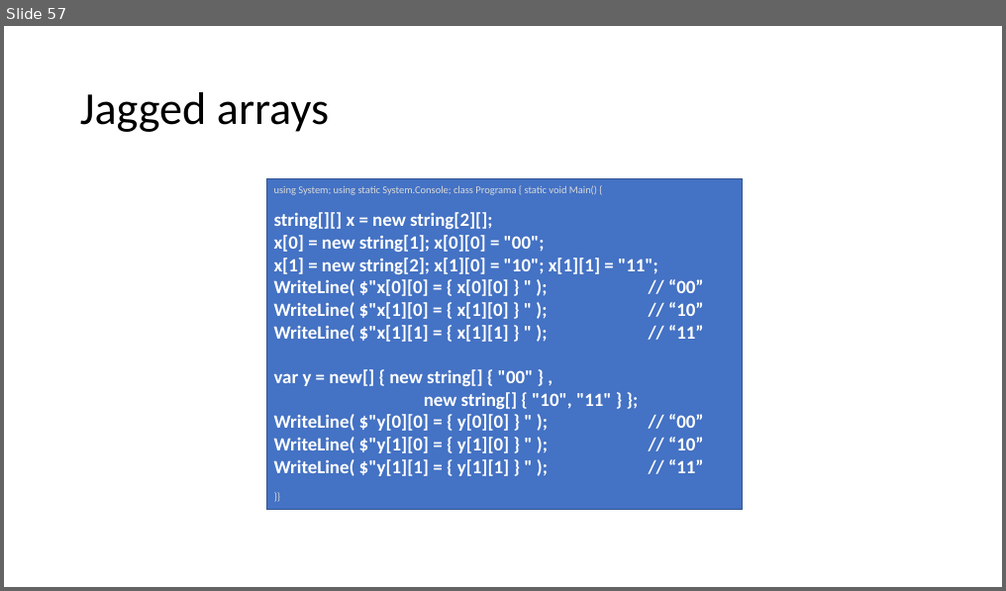
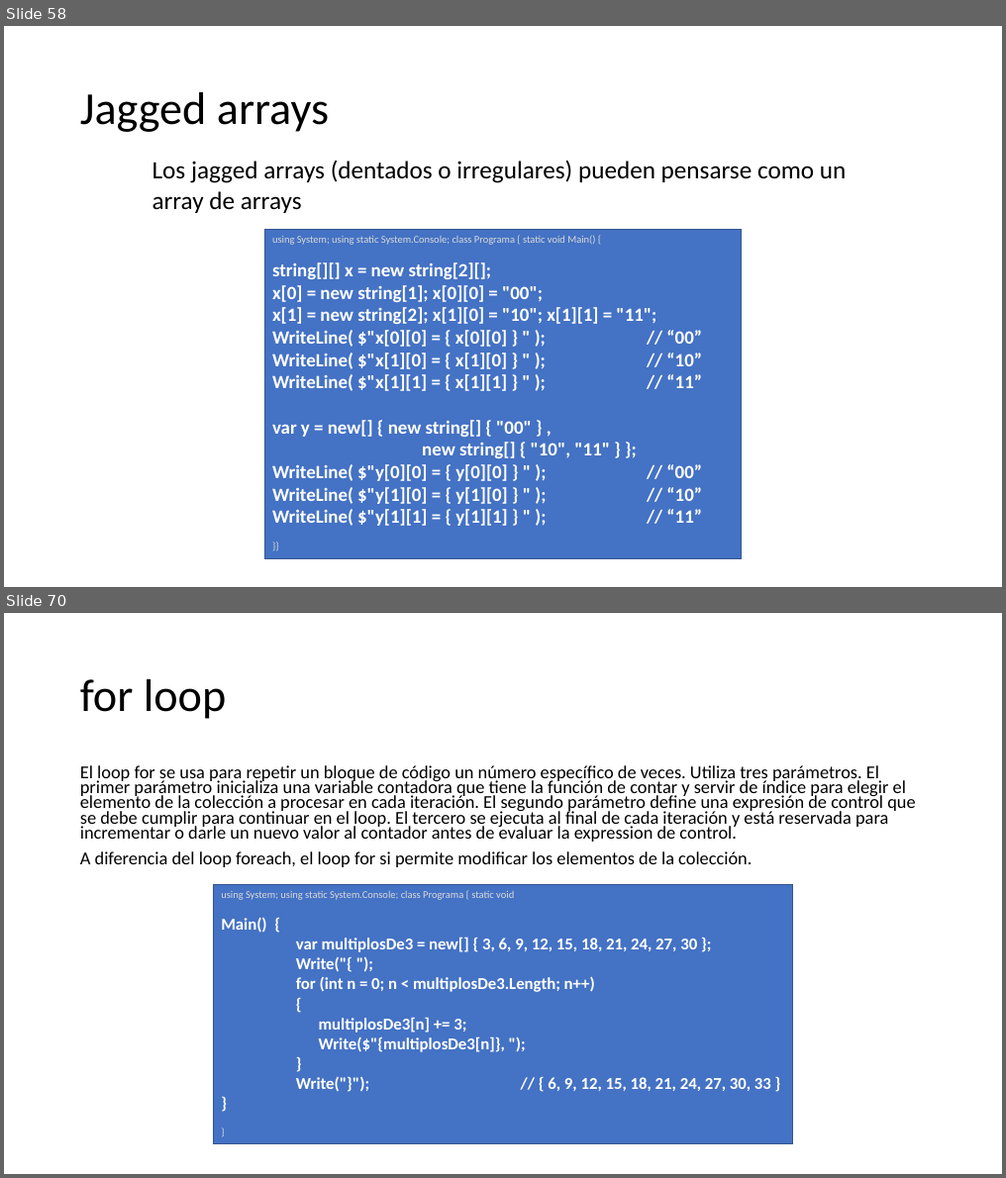
Before and after one commit to AlbertOsinaga/CursoCSharp__8, a slide deck: CSharpQuickReferencia.pptx. Shown one above the other, each under a label of ours: slide 57 before the commit, slides 58 and 70 after it; the slides between them are not shown. The pictures are 1006x591 and 1006x1178 pixels, drawn with LibreOffice and Linux fonts; fonts in the diff are those of the drawing. Boxes give left, top, right and bottom in pixels: in the first picture for what was removed or moved away, otherwise in the second. Text is boxed around its words. In the diff, an @@ line names an element or a change of style, - is before the commit and + after.

```diff
--- a/CSharpQuickReferencia.pptx
+++ b/CSharpQuickReferencia.pptx
@@ slide 70 added at (4, 613, 1002, 1174), background #FFFFFF @@
@@ title added at (80, 679, 227, 719), 44 pt, text #000000 @@
+for loop
@@ text added at (80, 765, 915, 867), 17.5 pt, text #000000 @@
+El loop for se usa para repetir un bloque de código un número específico de veces. Utiliza tres parámetros. El primer parámetro inicializa una variable contadora que tiene la función de contar y servir de índice para elegir el elemento de la colección a procesar en cada iteración. El segundo parámetro define una expresión de control que se debe cumplir para continuar en el loop. El tercero se ejecuta al final de cada iteración y está reservada para incrementar o darle un nuevo valor al contador antes de evaluar la expression de control.
+A diferencia del loop foreach, el loop for si permite modificar los elementos de la colección.
@@ rectangle added at (214, 884, 792, 1145), fill #4472C4, outline #325491 1 pt, 16 pt, text #FFFFFF, bold @@
+using System; using static System.Console; class Programa { static void
+Main() {
+var multiplosDe3 = new[] { 3, 6, 9, 12, 15, 18, 21, 24, 27, 30 };
+Write("{ ");
+for (int n = 0; n < multiplosDe3.Length; n++)
+{
+multiplosDe3[n] += 3;
+Write($"{multiplosDe3[n]}, ");
+}
+Write("}"); // { 6, 9, 12, 15, 18, 21, 24, 27, 30, 33 }
+}
+}
@@ what was slide 57 is now slide 58 @@
@@ slide 58 changed as well @@
@@ text added at (152, 161, 846, 213), 24 pt, text #000000 @@
+Los jagged arrays (dentados o irregulares) pueden pensarse como un array de arrays
@@ rectangle "using System; using static System.Console; ...": place and size @@
-rectangle "using System; using static System.Console; ..." at (266, 179, 743, 509)
+rectangle "using System; using static System.Console; ..." at (265, 230, 742, 560)
```
Also in this commit, not shown: 43 other slides added, 1 slide removed, 3 other files.
